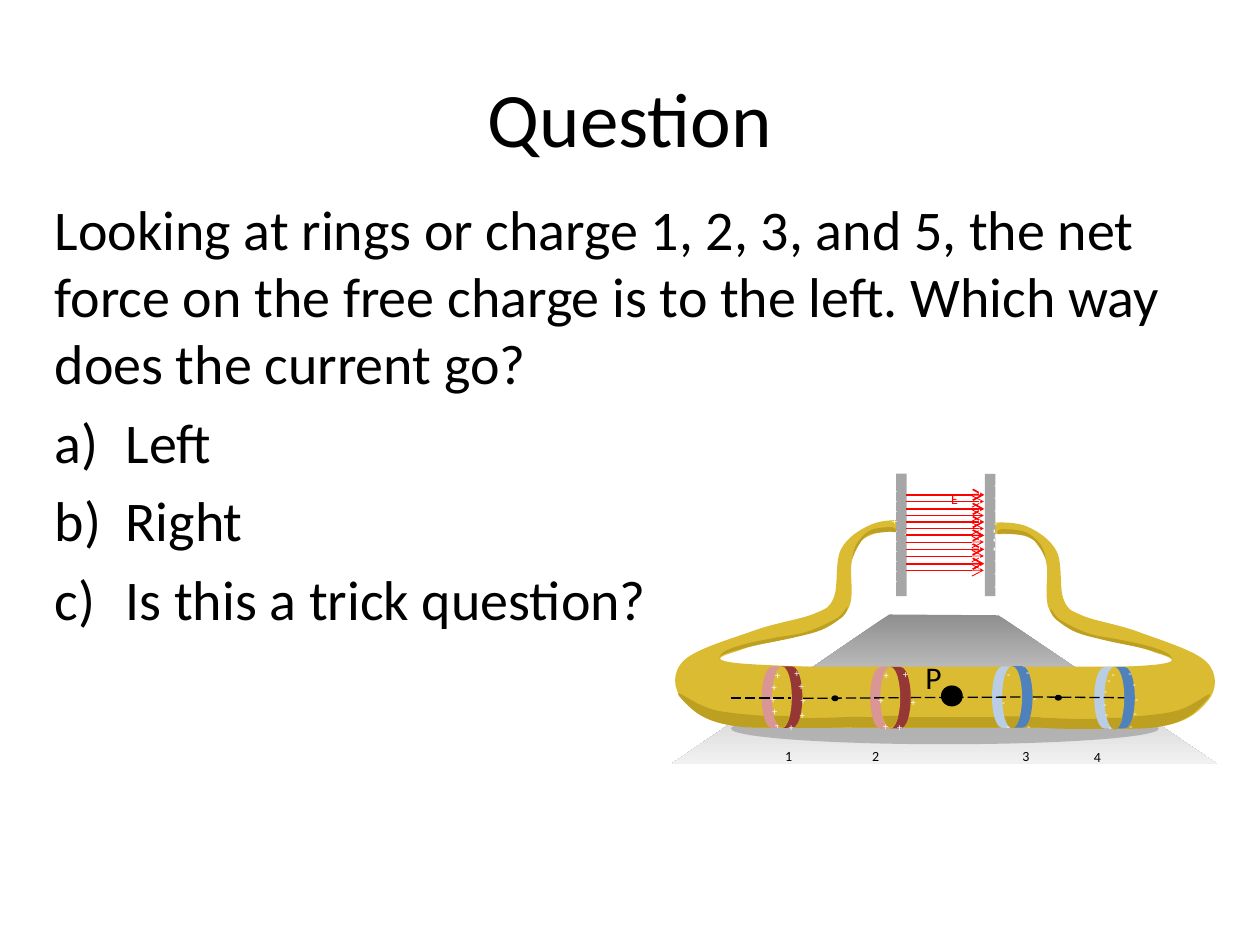
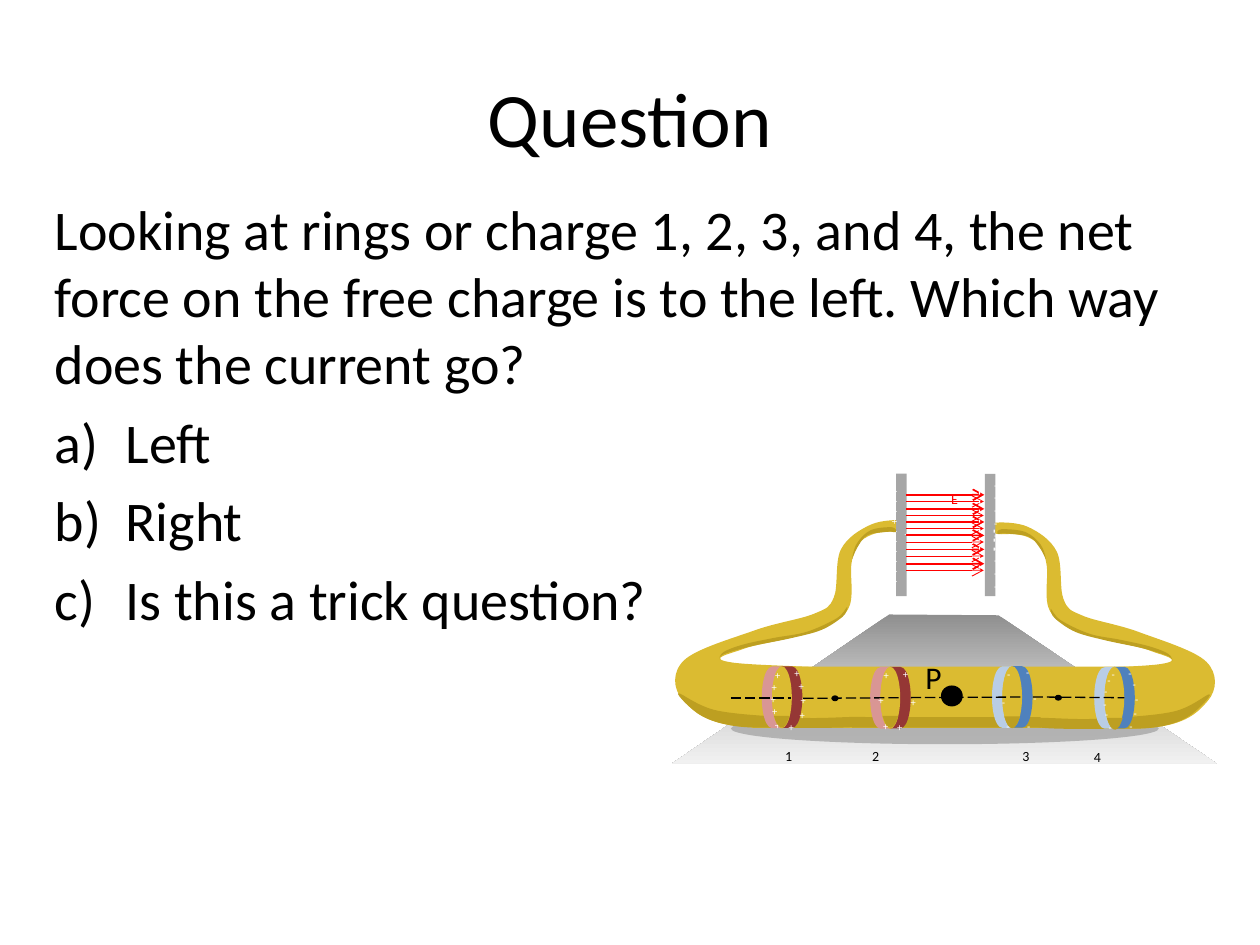
Before and after one commit to rtlines/PH223-Engineering-Physics, a slide deck: slide 22 of Slides/PH223_Lecture_17.pptx. Drawn at 1260x945 pixels with LibreOffice and Linux fonts; fonts in the diff are those of the drawing. Boxes give left, top, right and bottom in pixels: in the first picture for what was removed or moved away, otherwise in the second. Text is boxed around its words. In the diff, an @@ line names an element or a change of style, - is before the commit and + after.

```diff
--- a/Slides/PH223_Lecture_17.pptx
+++ b/Slides/PH223_Lecture_17.pptx
@@ text at <box>55,211,1159,394</box>: text changed @@
-Looking at rings or charge 1, 2, 3, and 5, the net force on the free charge is to the left. Which way does the current go?
+Looking at rings or charge 1, 2, 3, and 4, the net force on the free charge is to the left. Which way does the current go?
```
Also in this commit, not shown: 4 other slides changed, 16 other files.
